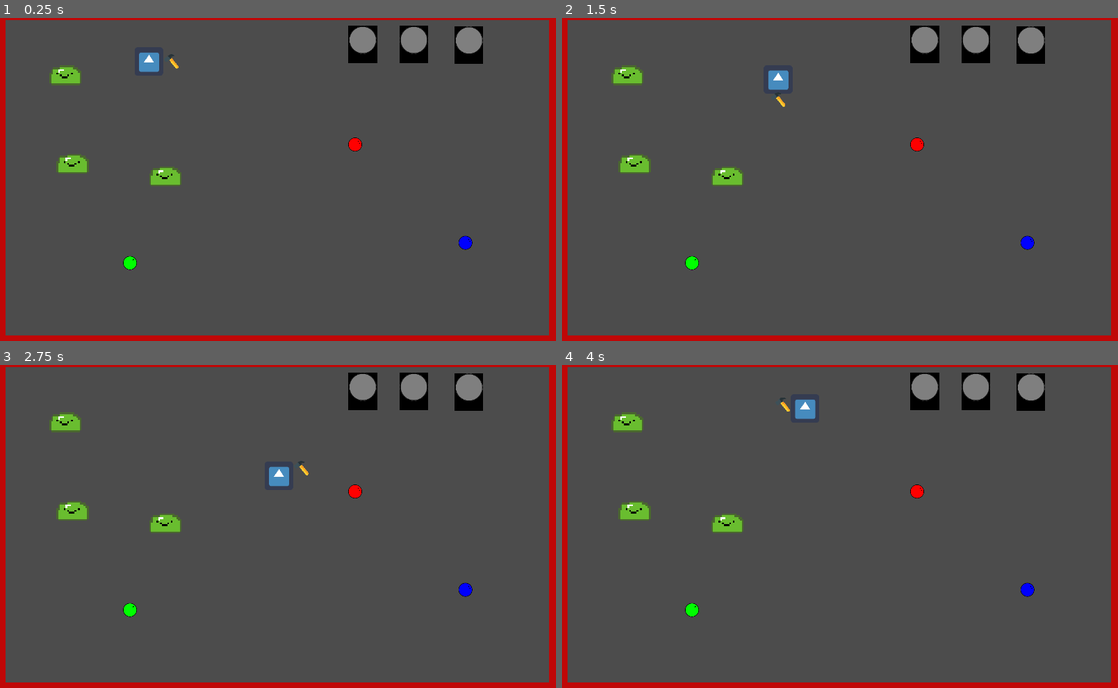
Above: before the commit, frames 1-4 (two rows, left to right).
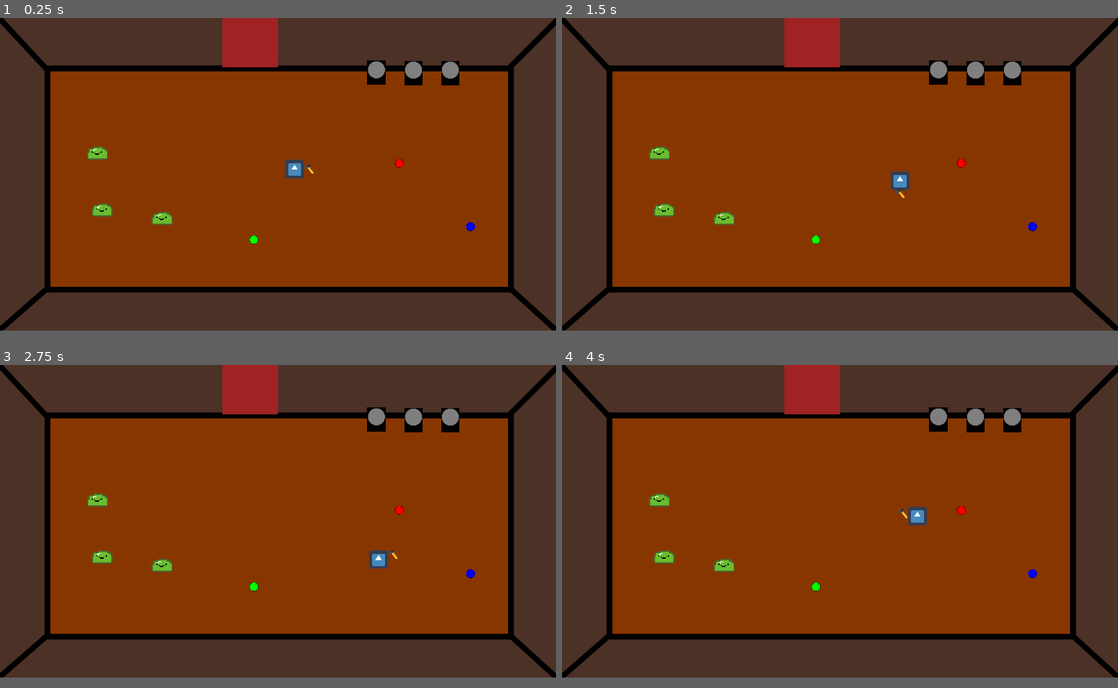
Above: after the commit, the same moments.

Repository: sboigelot/Tobujam1
Game: Godot game, scene res://Level0.tscn
Two runs of this game, one before a commit and one after it. Both use one fixed random seed, a clock stepped at 60 frames per second and the inputs below. The engine's default icon, where the game draws it, is replaced by a stand-in: a white triangle on a blue panel in a dark square.
Inputs:
- Up to frame 1 (0.25 s): no input
- Up to frame 2 (1.5 s): tap Enter (ui_accept) at 0.5, 0.77, 0.8, 1.07, 1.35 s; hold Right (ui_right) 0.53-1.28 s; tap Ctrl (pickup) at 0.6 s; hold Down (ui_down) from 1.28 s (still down)
- Up to frame 3 (2.75 s): tap Enter (ui_accept) at 1.52, 1.82, 2.3 s; tap Ctrl (pickup) at 1.55, 2.1 s; release Down (ui_down) at 2.03 s; hold Right (ui_right) from 2.03 s (still down)
- Up to frame 4 (4 s): release Right (ui_right) at 2.78 s; hold Up (ui_up) 2.78-3.53 s; tap Ctrl (pickup) at 2.85 s; tap Enter (ui_accept) at 3.02, 3.32, 3.6, 3.77 s; hold Left (ui_left) from 3.53 s (still down)
In our replay, the window is 800x465 before the commit and 800x450 after it. These sizes can differ from the game's own. Grey fills any space a smaller window leaves; there, only what the larger window draws over its background counts as a difference.

The runs differ from the first frame. In frame 1, 98% of the frame differs, in the area x 0-100%, y 0-99%; in frame 2, 98%; in frame 3, 98%; in frame 4, 98%.

Commit message:
Door and puzzle mechanics

Diff:
--- /dev/null
+++ b/Door.gd
@@ -0,0 +1,30 @@
+extends Node2D
+
+class_name Door
+
+export(NodePath) var np_open_sprite
+export(NodePath) var np_close_sprite
+export(NodePath) var np_static_body_shape
+
+onready var open_sprite = get_node(np_open_sprite) as Sprite
+onready var close_sprite = get_node(np_close_sprite) as Sprite
+onready var static_body_shape = get_node(np_static_body_shape) as CollisionShape2D
+
+func ready():
+	close()
+
+func close():
+	close_sprite.visible = true
+	open_sprite.visible = false
+	static_body_shape.set_deferred("disabled", false)
+
+func open():
+	static_body_shape.set_deferred("disabled", true)
+	close_sprite.visible = false
+	open_sprite.visible = true
+
+
+
+func _on_WinZoneArea2D_body_entered(body):
+	if body.is_in_group("player"):
+		Game.victory()
--- /dev/null
+++ b/Door.tscn
@@ -0,0 +1,60 @@
+[gd_scene load_steps=6 format=2]
+
+[ext_resource path="res://square.png" type="Texture" id=1]
+[ext_resource path="res://Door.gd" type="Script" id=2]
+
+[sub_resource type="RectangleShape2D" id=5]
+extents = Vector2( 100, 10 )
+
+[sub_resource type="RectangleShape2D" id=6]
+extents = Vector2( 10, 100 )
+
+[sub_resource type="RectangleShape2D" id=7]
+extents = Vector2( 100, 50 )
+
+[node name="Door" type="Node2D"]
+position = Vector2( 861, 58 )
+script = ExtResource( 2 )
+np_open_sprite = NodePath("OpenSprite")
+np_close_sprite = NodePath("CloseSprite")
+np_static_body_shape = NodePath("StaticBody2D/CollisionShape2D")
+
+[node name="OpenSprite" type="Sprite" parent="."]
+modulate = Color( 0.282353, 0.678431, 0.227451, 1 )
+scale = Vector2( 3, 3 )
+texture = ExtResource( 1 )
+
+[node name="CloseSprite" type="Sprite" parent="."]
+modulate = Color( 0.631373, 0.137255, 0.137255, 1 )
+scale = Vector2( 3, 3 )
+texture = ExtResource( 1 )
+
+[node name="StaticBody2D" type="StaticBody2D" parent="."]
+modulate = Color( 0.756863, 0.0313726, 0.0313726, 1 )
+position = Vector2( 0, 100 )
+
+[node name="CollisionShape2D" type="CollisionShape2D" parent="StaticBody2D"]
+shape = SubResource( 5 )
+
+[node name="Wall" type="StaticBody2D" parent="."]
+modulate = Color( 0.756863, 0.0313726, 0.0313726, 1 )
+position = Vector2( -100, 0 )
+
+[node name="CollisionShape2D" type="CollisionShape2D" parent="Wall"]
+shape = SubResource( 6 )
+
+[node name="Wall2" type="StaticBody2D" parent="."]
+modulate = Color( 0.756863, 0.0313726, 0.0313726, 1 )
+position = Vector2( 100, 0 )
+
+[node name="CollisionShape2D" type="CollisionShape2D" parent="Wall2"]
+shape = SubResource( 6 )
+
+[node name="WinZoneArea2D" type="Area2D" parent="."]
+position = Vector2( 0, -150 )
+monitorable = false
+
+[node name="CollisionShape2D" type="CollisionShape2D" parent="WinZoneArea2D"]
+shape = SubResource( 7 )
+
+[connection signal="body_entered" from="WinZoneArea2D" to="." method="_on_WinZoneArea2D_body_entered"]
--- /dev/null
+++ b/Game.gd
@@ -0,0 +1,33 @@
+extends Node
+
+export var player_walk_speed = 200
+export var orb_throw_speed = 400
+
+export(PackedScene) var orb_scene
+export(PackedScene) var orb_pickup_scene
+
+var current_level: Level
+
+func setup_level(level):
+	current_level = level
+
+func spawn_orb(orb_color:Color, global_position:Vector2, throw_velocity:Vector2):
+	var instance = orb_scene.instance() as Orb
+	instance.orb_color = orb_color
+	instance.global_position = global_position
+	current_level.orb_placeholder.add_child(instance)
+	instance.apply_central_impulse (throw_velocity)
+
+func spawn_orb_pickup(orb_color:Color, global_position:Vector2):
+	var instance = orb_pickup_scene.instance() as OrbPickup
+	instance.orb_color = orb_color
+	instance.global_position = global_position
+	current_level.orb_pickup_placeholder.add_child(instance)
+
+func spawn_mob(orb_color:Color, global_position:Vector2, mob_scene:PackedScene):
+	var instance = mob_scene.instance() as Mob
+	instance.global_position = global_position
+	current_level.mob_placeholder.add_child(instance)
+
+func victory():
+	pass
--- /dev/null
+++ b/Game.tscn
@@ -0,0 +1,10 @@
+[gd_scene load_steps=4 format=2]
+
+[ext_resource path="res://Game.gd" type="Script" id=1]
+[ext_resource path="res://OrbPickup.tscn" type="PackedScene" id=2]
+[ext_resource path="res://Orb.tscn" type="PackedScene" id=3]
+
+[node name="Game" type="Node2D"]
+script = ExtResource( 1 )
+orb_scene = ExtResource( 3 )
+orb_pickup_scene = ExtResource( 2 )
--- /dev/null
+++ b/Level.gd
@@ -0,0 +1,34 @@
+extends Node2D
+
+class_name Level
+
+export(NodePath) var np_orb_placeholder
+export(NodePath) var np_orb_slot_placeholder
+export(NodePath) var np_orb_pickup_placeholder
+export(NodePath) var np_mob_placeholder
+export(NodePath) var np_player
+
+onready var orb_placeholder = get_node(np_orb_placeholder) as Node2D
+onready var orb_slot_placeholder = get_node(np_orb_slot_placeholder) as Node2D
+onready var orb_mob_placeholder = get_node(np_mob_placeholder) as Node2D
+onready var player = get_node(np_player) as Player
+
+export(NodePath) var np_door
+
+onready var door = get_node(np_door) as Door
+
+var orb_slot_to_solve: Array
+
+func _ready():
+	Game.setup_level(self)
+
+	for slot in orb_slot_placeholder.get_children():
+		orb_slot_to_solve.append(slot)
+		slot.connect("orb_accepted", self, "on_slot_accept_orb")
+
+func on_slot_accept_orb(slot:OrbSlot):
+	if orb_slot_to_solve.has(slot):
+		orb_slot_to_solve.erase(slot)
+
+	if orb_slot_to_solve.size() == 0:
+		door.open()
--- a/Level0.tscn
+++ b/Level0.tscn
@@ -1,110 +1,126 @@
-[gd_scene load_steps=7 format=2]
+[gd_scene load_steps=12 format=2]
 
 [ext_resource path="res://Player.tscn" type="PackedScene" id=1]
-[ext_resource path="res://square.png" type="Texture" id=2]
+[ext_resource path="res://Door.tscn" type="PackedScene" id=2]
 [ext_resource path="res://Mob.tscn" type="PackedScene" id=3]
 [ext_resource path="res://OrbSlot.tscn" type="PackedScene" id=4]
 [ext_resource path="res://OrbPickup.tscn" type="PackedScene" id=5]
+[ext_resource path="res://Level.gd" type="Script" id=6]
+[ext_resource path="res://floor.png" type="Texture" id=7]
+
+[sub_resource type="RectangleShape2D" id=2]
+extents = Vector2( 10, 400 )
 
 [sub_resource type="RectangleShape2D" id=1]
-extents = Vector2( 10, 800 )
+extents = Vector2( 10, 900 )
+
+[sub_resource type="RectangleShape2D" id=3]
+extents = Vector2( 10, 300 )
+
+[sub_resource type="RectangleShape2D" id=4]
+extents = Vector2( 10, 400 )
 
 [node name="Level0" type="Node2D"]
+script = ExtResource( 6 )
+np_orb_placeholder = NodePath("Orbs")
+np_orb_slot_placeholder = NodePath("OrbSlots")
+np_orb_pickup_placeholder = NodePath("Pickups")
+np_mob_placeholder = NodePath("Mobs")
+np_player = NodePath("Player")
+np_door = NodePath("Door")
 
-[node name="Player" parent="." instance=ExtResource( 1 )]
-position = Vector2( 332, 97 )
-np_orb_placeholder = NodePath("../Orbs")
-np_orb_pickup_placeholder = NodePath("../Pickups")
+[node name="Environment" type="Node2D" parent="."]
 
-[node name="Walls" type="Node2D" parent="."]
+[node name="Floor" type="Sprite" parent="Environment"]
+texture = ExtResource( 7 )
+centered = false
 
-[node name="Wall" type="StaticBody2D" parent="Walls"]
+[node name="Walls" type="Node2D" parent="Environment"]
+
+[node name="Wall" type="StaticBody2D" parent="Environment/Walls"]
 modulate = Color( 0.756863, 0.0313726, 0.0313726, 1 )
-position = Vector2( 0, 400 )
+position = Vector2( 163, 433 )
 
-[node name="Icon" type="Sprite" parent="Walls/Wall"]
-position = Vector2( 2.6, 0 )
-scale = Vector2( 0.3, 13 )
-texture = ExtResource( 2 )
+[node name="CollisionShape2D" type="CollisionShape2D" parent="Environment/Walls/Wall"]
+position = Vector2( 0, 114 )
+shape = SubResource( 2 )
 
-[node name="CollisionShape2D" type="CollisionShape2D" parent="Walls/Wall"]
+[node name="Wall2" type="StaticBody2D" parent="Environment/Walls"]
+modulate = Color( 0.756863, 0.0313726, 0.0313726, 1 )
+position = Vector2( 1766, 511 )
+
+[node name="CollisionShape2D" type="CollisionShape2D" parent="Environment/Walls/Wall2"]
 shape = SubResource( 1 )
 
-[node name="Wall2" type="StaticBody2D" parent="Walls"]
+[node name="Wall3" type="StaticBody2D" parent="Environment/Walls"]
 modulate = Color( 0.756863, 0.0313726, 0.0313726, 1 )
-position = Vector2( 1232, 377 )
+position = Vector2( 1014, 942 )
+rotation = 1.5708
 
-[node name="Icon" type="Sprite" parent="Walls/Wall2"]
-position = Vector2( 2.6001, 0 )
-scale = Vector2( 0.3, 13 )
-texture = ExtResource( 2 )
-
-[node name="CollisionShape2D" type="CollisionShape2D" parent="Walls/Wall2"]
+[node name="CollisionShape2D" type="CollisionShape2D" parent="Environment/Walls/Wall3"]
 shape = SubResource( 1 )
 
-[node name="Wall3" type="StaticBody2D" parent="Walls"]
+[node name="Wall4" type="StaticBody2D" parent="Environment/Walls"]
 modulate = Color( 0.756863, 0.0313726, 0.0313726, 1 )
-position = Vector2( 595, 714 )
+position = Vector2( 955, 186 )
 rotation = 1.5708
 
-[node name="Icon" type="Sprite" parent="Walls/Wall3"]
-position = Vector2( 2.6001, 0 )
-scale = Vector2( 0.3, 21 )
-texture = ExtResource( 2 )
+[node name="CollisionShape2D" type="CollisionShape2D" parent="Environment/Walls/Wall4"]
+position = Vector2( -11.9982, 497 )
+shape = SubResource( 3 )
 
-[node name="CollisionShape2D" type="CollisionShape2D" parent="Walls/Wall3"]
-shape = SubResource( 1 )
-
-[node name="Wall4" type="StaticBody2D" parent="Walls"]
+[node name="Wall5" type="StaticBody2D" parent="Environment/Walls"]
 modulate = Color( 0.756863, 0.0313726, 0.0313726, 1 )
-position = Vector2( 620, -8 )
+position = Vector2( 955, 186 )
 rotation = 1.5708
 
-[node name="Icon" type="Sprite" parent="Walls/Wall4"]
-position = Vector2( 2.6001, 0 )
-scale = Vector2( 0.3, 21 )
-texture = ExtResource( 2 )
+[node name="CollisionShape2D" type="CollisionShape2D" parent="Environment/Walls/Wall5"]
+position = Vector2( -13.0015, -418 )
+shape = SubResource( 4 )
 
-[node name="CollisionShape2D" type="CollisionShape2D" parent="Walls/Wall4"]
-shape = SubResource( 1 )
+[node name="OrbSlots" type="Node2D" parent="."]
+
+[node name="OrbSlot" parent="OrbSlots" instance=ExtResource( 4 )]
+position = Vector2( 1300, 189 )
+accepted_color = Color( 1, 0, 0, 1 )
+
+[node name="OrbSlot2" parent="OrbSlots" instance=ExtResource( 4 )]
+position = Vector2( 1428, 190 )
+accepted_color = Color( 0, 1, 0, 1 )
+
+[node name="OrbSlot3" parent="OrbSlots" instance=ExtResource( 4 )]
+position = Vector2( 1555, 190 )
+accepted_color = Color( 0, 0, 1, 1 )
+
+[node name="Pickups" type="Node2D" parent="."]
+
+[node name="OrbPickup" parent="Pickups" instance=ExtResource( 5 )]
+position = Vector2( 1379, 502 )
+orb_color = Color( 1, 0, 0, 1 )
+
+[node name="OrbPickup2" parent="Pickups" instance=ExtResource( 5 )]
+position = Vector2( 1625, 721 )
+orb_color = Color( 0, 0, 1, 1 )
+
+[node name="OrbPickup3" parent="Pickups" instance=ExtResource( 5 )]
+position = Vector2( 877, 766 )
+orb_color = Color( 0, 1, 0, 1 )
 
 [node name="Mobs" type="Node2D" parent="."]
 
 [node name="Mob2" parent="Mobs" instance=ExtResource( 3 )]
-position = Vector2( 162, 326 )
+position = Vector2( 353, 665 )
 
 [node name="Mob3" parent="Mobs" instance=ExtResource( 3 )]
-position = Vector2( 369, 354 )
+position = Vector2( 560, 693 )
 
 [node name="Mob5" parent="Mobs" instance=ExtResource( 3 )]
-position = Vector2( 146, 129 )
+position = Vector2( 337, 468 )
 
 [node name="Orbs" type="Node2D" parent="."]
 
-[node name="Pickups" type="Node2D" parent="."]
+[node name="Door" parent="." instance=ExtResource( 2 )]
+position = Vector2( 865, 74 )
 
-[node name="OrbPickup" parent="Pickups" instance=ExtResource( 5 )]
-position = Vector2( 792, 282 )
-orb_color = Color( 1, 0, 0, 1 )
-
-[node name="OrbPickup2" parent="Pickups" instance=ExtResource( 5 )]
-position = Vector2( 1038, 501 )
-orb_color = Color( 0, 0, 1, 1 )
-
-[node name="OrbPickup3" parent="Pickups" instance=ExtResource( 5 )]
-position = Vector2( 290, 546 )
-orb_color = Color( 0, 1, 0, 1 )
-
-[node name="OrbSlots" type="Node2D" parent="."]
-
-[node name="OrbSlot" parent="OrbSlots" instance=ExtResource( 4 )]
-position = Vector2( 809, 59 )
-accepted_color = Color( 1, 0, 0, 1 )
-
-[node name="OrbSlot2" parent="OrbSlots" instance=ExtResource( 4 )]
-position = Vector2( 923, 59 )
-accepted_color = Color( 0, 1, 0, 1 )
-
-[node name="OrbSlot3" parent="OrbSlots" instance=ExtResource( 4 )]
-position = Vector2( 1046, 60 )
-accepted_color = Color( 0, 0, 1, 1 )
+[node name="Player" parent="." instance=ExtResource( 1 )]
+position = Vector2( 1017, 522 )
--- /dev/null
+++ b/Mob.gd
@@ -0,0 +1,13 @@
+extends KinematicBody2D
+
+class_name Mob
+
+
+# Called when the node enters the scene tree for the first time.
+func _ready():
+	pass # Replace with function body.
+
+
+# Called every frame. 'delta' is the elapsed time since the previous frame.
+#func _process(delta):
+#	pass
--- a/Mob.tscn
+++ b/Mob.tscn
@@ -1,12 +1,14 @@
-[gd_scene load_steps=3 format=2]
+[gd_scene load_steps=4 format=2]
 
 [ext_resource path="res://slime.png" type="Texture" id=1]
+[ext_resource path="res://Mob.gd" type="Script" id=2]
 
 [sub_resource type="CapsuleShape2D" id=1]
 radius = 40.0
 height = 5.0
 
 [node name="Mob" type="KinematicBody2D" groups=["mob"]]
+script = ExtResource( 2 )
 
 [node name="CollisionShape2D" type="CollisionShape2D" parent="."]
 shape = SubResource( 1 )
--- a/Orb.gd
+++ b/Orb.gd
@@ -3,10 +3,7 @@
 class_name Orb
 
 const VELOCITY_STOP_THRESHOLD = 25
-
-export(PackedScene) var orb_pickup_scene
-
-var orb_pickup_placeholder: Node2D
+var stoped_delay_second = 1
 
 export(Color) var orb_color
 
@@ -18,11 +15,12 @@
 
 func _physics_process(delta):
 	if linear_velocity.length() < VELOCITY_STOP_THRESHOLD:
-		turn_back_to_pickup()
+		stoped_delay_second -= delta
+		if stoped_delay_second <= 0:
+			turn_back_to_pickup()
+	else:
+		stoped_delay_second = 1
 
 func turn_back_to_pickup():
+	Game.spawn_orb_pickup(orb_color, global_position)
 	queue_free()
-	var instance = orb_pickup_scene.instance() as Node2D
-	instance.orb_color = orb_color
-	orb_pickup_placeholder.add_child(instance)
-	instance.global_position = global_position
--- a/OrbPickup.gd
+++ b/OrbPickup.gd
@@ -1,4 +1,6 @@
 extends Area2D
+
+class_name OrbPickup
 
 export(Color) var orb_color
 
--- a/OrbSlot.gd
+++ b/OrbSlot.gd
@@ -1,13 +1,27 @@
 extends Node2D
 
+class_name OrbSlot
+
+signal orb_accepted
 
 export(Color) var accepted_color
-export(Color) var orb_color
+var orb_color
 
 export(NodePath) var np_orb_sprite
+export(NodePath) var np_slot_area_shape
+export(NodePath) var np_static_area_shape
+export(NodePath) var np_status_sprite
+
 onready var orb_sprite = get_node(np_orb_sprite) as Sprite
+onready var slot_area_shape = get_node(np_slot_area_shape) as CollisionShape2D
+onready var static_area_shape = get_node(np_static_area_shape) as CollisionShape2D
+onready var status_sprite = get_node(np_status_sprite) as Sprite
+
+func _ready():
+	static_area_shape.set_deferred("disabled", true)
 
 func _on_Area2D_body_entered(body):
+
 	if body.is_in_group("orb"):
 		if  body.orb_color == accepted_color:
 			accept_orb(body)
@@ -15,22 +29,45 @@
 			reject_orb(body)
 
 func accept_orb(orb:Orb):
+	slot_area_shape.set_deferred("disabled", true)
+	static_area_shape.set_deferred("disabled", false)
+
 	orb_sprite.visible = true
 	orb_color = orb.orb_color
 	orb_sprite.modulate = orb_color
 	orb.queue_free()
 
+	status_sprite.visible = true
+	status_sprite.modulate = Color.green
+
+	emit_signal("orb_accepted", self)
+
 func reject_orb(orb:Orb):
+
+	slot_area_shape.set_deferred("disabled", true)
+	static_area_shape.set_deferred("disabled", false)
+
 	orb_sprite.visible = true
 	orb_color = orb.orb_color
 	orb_sprite.modulate = orb_color
-	orb.visible = false
-	orb.set_physics_process(false)
-	orb.set_process(false)
+
+	orb.queue_free()
+
+	status_sprite.modulate = Color.red
+
+	status_sprite.visible = true
+	for i in range(10):
+		yield(get_tree().create_timer(0.3), "timeout")
+		status_sprite.visible = !status_sprite.visible
+	status_sprite.visible = true
+
 	yield(get_tree().create_timer(2.0), "timeout")
+	static_area_shape.set_deferred("disabled", true)
+	Game.spawn_orb(orb_color, orb_sprite.global_position, Vector2(0, Game.orb_throw_speed*2))
+	orb_sprite.visible = false
+	status_sprite.modulate = Color.orange
 
-	orb_sprite.visible = false
-	orb.visible = true
-	orb.set_physics_process(true)
-	orb.set_process(true)
-	orb.apply_central_impulse(Vector2(0, -40))
+	yield(get_tree().create_timer(5.0), "timeout")
+	status_sprite.visible = false
+
+	slot_area_shape.set_deferred("disabled", false)
--- a/OrbSlot.tscn
+++ b/OrbSlot.tscn
@@ -1,8 +1,9 @@
-[gd_scene load_steps=5 format=2]
+[gd_scene load_steps=6 format=2]
 
 [ext_resource path="res://orb.png" type="Texture" id=1]
 [ext_resource path="res://orbslot.png" type="Texture" id=2]
 [ext_resource path="res://OrbSlot.gd" type="Script" id=3]
+[ext_resource path="res://square.png" type="Texture" id=4]
 
 [sub_resource type="CircleShape2D" id=1]
 radius = 30.0
@@ -10,6 +11,9 @@
 [node name="OrbSlot" type="Node2D"]
 script = ExtResource( 3 )
 np_orb_sprite = NodePath("Orb")
+np_slot_area_shape = NodePath("SlotArea2D/CollisionShape2D")
+np_static_area_shape = NodePath("StaticBody2D/CollisionShape2D")
+np_status_sprite = NodePath("StatusSprite")
 
 [node name="Orbslot" type="Sprite" parent="."]
 texture = ExtResource( 2 )
@@ -19,13 +23,25 @@
 position = Vector2( 0, -10 )
 texture = ExtResource( 1 )
 
-[node name="Area2D" type="Area2D" parent="."]
+[node name="SlotArea2D" type="Area2D" parent="."]
+position = Vector2( 0, -10 )
 collision_layer = 2
 collision_mask = 2
 monitorable = false
 
-[node name="CollisionShape2D" type="CollisionShape2D" parent="Area2D"]
-position = Vector2( 0, -10 )
+[node name="CollisionShape2D" type="CollisionShape2D" parent="SlotArea2D"]
 shape = SubResource( 1 )
 
-[connection signal="body_entered" from="Area2D" to="." method="_on_Area2D_body_entered"]
+[node name="StatusSprite" type="Sprite" parent="."]
+visible = false
+position = Vector2( 0, 30 )
+scale = Vector2( 0.1, 0.1 )
+texture = ExtResource( 4 )
+
+[node name="StaticBody2D" type="StaticBody2D" parent="."]
+position = Vector2( 0, -10 )
+
+[node name="CollisionShape2D" type="CollisionShape2D" parent="StaticBody2D"]
+shape = SubResource( 1 )
+
+[connection signal="body_entered" from="SlotArea2D" to="." method="_on_Area2D_body_entered"]
--- a/Player.gd
+++ b/Player.gd
@@ -1,13 +1,12 @@
 extends KinematicBody2D
 
-const WALK_SPEED = 200
-const THROW_SPEED = 400
+class_name Player
 
 var carry_orb: bool
 var orb_pickup_nearby
-export(Color) var orb_color
+var orb_color
 
-var velocity = Vector2()
+var move_direction = Vector2()
 
 export(NodePath) var np_animation_player
 onready var animation_player = get_node(np_animation_player) as AnimationPlayer
@@ -22,13 +21,6 @@
 onready var hammer_area = get_node(np_hammer_area) as Area2D
 onready var orb_hinge = get_node(np_orb_hinge) as Node2D
 
-export(PackedScene) var orb_scene
-export(NodePath) var np_orb_placeholder
-export(NodePath) var np_orb_pickup_placeholder
-
-onready var orb_placeholder = get_node(np_orb_placeholder) as Node2D
-onready var orb_pickup_placeholder = get_node(np_orb_pickup_placeholder) as Node2D
-
 export(NodePath) var np_orb_sprite
 onready var orb_sprite = get_node(np_orb_sprite) as Sprite
 
@@ -41,15 +33,15 @@
 export(NodePath) var np_hands_location_bottom_center
 export(NodePath) var np_hands_location_bottom_right
 
-onready var hands_location_per_velocity = {
-	Vector2(-WALK_SPEED,-WALK_SPEED): get_node(np_hands_location_top_left).position,
-	Vector2(0,-WALK_SPEED): get_node(np_hands_location_top_center).position,
-	Vector2(+WALK_SPEED,-WALK_SPEED): get_node(np_hands_location_top_right).position,
-	Vector2(-WALK_SPEED,0): get_node(np_hands_location_center_left).position,
-	Vector2(+WALK_SPEED,0): get_node(np_hands_location_center_right).position,
-	Vector2(-WALK_SPEED,+WALK_SPEED): get_node(np_hands_location_bottom_left).position,
-	Vector2(0,+WALK_SPEED): get_node(np_hands_location_bottom_center).position,
-	Vector2(+WALK_SPEED,+WALK_SPEED): get_node(np_hands_location_bottom_right).position,
+onready var hands_location_per_move_direction = {
+	Vector2(-1,-1): get_node(np_hands_location_top_left).position,
+	Vector2(0,-1): 	get_node(np_hands_location_top_center).position,
+	Vector2(+1,-1): get_node(np_hands_location_top_right).position,
+	Vector2(-1,0): 	get_node(np_hands_location_center_left).position,
+	Vector2(+1,0): 	get_node(np_hands_location_center_right).position,
+	Vector2(-1,+1): get_node(np_hands_location_bottom_left).position,
+	Vector2(0,+1): 	get_node(np_hands_location_bottom_center).position,
+	Vector2(+1,+1): get_node(np_hands_location_bottom_right).position,
 }
 
 func change_hands_tool():
@@ -60,18 +52,18 @@
 	change_hands_tool()
 
 	if Input.is_action_pressed("ui_left"):
-		velocity.x = -WALK_SPEED
+		move_direction.x = -1
 	elif Input.is_action_pressed("ui_right"):
-		velocity.x =  WALK_SPEED
+		move_direction.x = 1
 	else:
-		velocity.x = 0
+		move_direction.x = 0
 
 	if Input.is_action_pressed("ui_up"):
-		velocity.y = -WALK_SPEED
+		move_direction.y = -1
 	elif Input.is_action_pressed("ui_down"):
-		velocity.y =  WALK_SPEED
+		move_direction.y =  1
 	else:
-		velocity.y = 0
+		move_direction.y = 0
 
 	if Input.is_action_just_pressed("ui_accept"):
 		if carry_orb:
@@ -84,21 +76,15 @@
 		Input.is_action_just_pressed("pickup")):
 			pickup_orb()
 
-#	Math solution
-#	var hammerpos = Vector2(0,0).move_toward(velocity, 50)
-#	hammer.position = hammerpos
-
-#	var direction = velocity.normalized()
-#	print("%s %s %s" % [velocity, direction, direction.length()])
-	if hands_location_per_velocity.has(velocity):
-		hands.position = hands_location_per_velocity[velocity]
+	if hands_location_per_move_direction.has(move_direction):
+		hands.position = hands_location_per_move_direction[move_direction]
 
 
 	# We don't need to multiply velocity by delta because "move_and_slide" already takes delta time into account.
-
 	# The second parameter of "move_and_slide" is the normal pointing up.
 	# In the case of a 2D platformer, in Godot, upward is negative y, which translates to -1 as a normal.
-	move_and_slide(velocity, Vector2(0, -1))
+	var velocity = move_direction * Game.player_walk_speed
+	move_and_slide(velocity, Vector2(0, 0))
 
 func start_slash():
 	if animation_player.is_playing():
@@ -107,7 +93,6 @@
 	animation_player.play("Slash")
 
 func pickup_orb():
-#	print("pickup orb: %s" % orb_pickup_nearby)
 	orb_pickup_nearby.queue_free()
 	orb_color = orb_pickup_nearby.orb_color
 	orb_sprite.modulate = orb_color
@@ -116,18 +101,9 @@
 
 func throw_orb():
 	carry_orb = false
-	var instance = orb_scene.instance() as Orb
-	instance.orb_pickup_placeholder = orb_pickup_placeholder
-	instance.orb_color = orb_color
-
-	orb_placeholder.add_child(instance)
-	instance.global_position = hands.global_position
-
 	var direction = global_position.direction_to(hands.global_position).normalized()
-	var throw_velocity = direction * THROW_SPEED
-	instance.apply_central_impulse (throw_velocity)
-
-#	instance.add_force(instance.global_position, throw_velocity)
+	var throw_velocity = direction * Game.orb_throw_speed
+	Game.spawn_orb(orb_color, hands.global_position, throw_velocity)
 
 func _on_HammerArea2D_body_entered(body:Node2D):
 	if body == self:
--- a/Player.tscn
+++ b/Player.tscn
@@ -1,10 +1,9 @@
-[gd_scene load_steps=10 format=2]
+[gd_scene load_steps=9 format=2]
 
 [ext_resource path="res://icon.png" type="Texture" id=1]
 [ext_resource path="res://Player.gd" type="Script" id=2]
 [ext_resource path="res://hammer.png" type="Texture" id=3]
 [ext_resource path="res://orb.png" type="Texture" id=4]
-[ext_resource path="res://Orb.tscn" type="PackedScene" id=5]
 
 [sub_resource type="CapsuleShape2D" id=1]
 radius = 30.0
@@ -48,14 +47,13 @@
 [sub_resource type="CircleShape2D" id=4]
 radius = 60.0
 
-[node name="Player" type="KinematicBody2D"]
+[node name="Player" type="KinematicBody2D" groups=["player"]]
 script = ExtResource( 2 )
 np_animation_player = NodePath("AnimationPlayer")
 np_hands = NodePath("Hands")
 np_hammer_hinge = NodePath("Hands/HammerHinge")
 np_hammer_area = NodePath("Hands/HammerHinge/HammerArea")
 np_orb_hinge = NodePath("Hands/OrbHinge")
-orb_scene = ExtResource( 5 )
 np_orb_sprite = NodePath("Hands/OrbHinge/OrbSprite")
 np_hands_location_top_left = NodePath("HammerLocations/TopLeft")
 np_hands_location_top_center = NodePath("HammerLocations/TopCenter")
--- a/project.godot
+++ b/project.godot
@@ -9,13 +9,49 @@
 config_version=4
 
 _global_script_classes=[ {
+"base": "Node2D",
+"class": "Door",
+"language": "GDScript",
+"path": "res://Door.gd"
+}, {
+"base": "Node2D",
+"class": "Level",
+"language": "GDScript",
+"path": "res://Level.gd"
+}, {
+"base": "KinematicBody2D",
+"class": "Mob",
+"language": "GDScript",
+"path": "res://Mob.gd"
+}, {
 "base": "RigidBody2D",
 "class": "Orb",
 "language": "GDScript",
 "path": "res://Orb.gd"
+}, {
+"base": "Area2D",
+"class": "OrbPickup",
+"language": "GDScript",
+"path": "res://OrbPickup.gd"
+}, {
+"base": "Node2D",
+"class": "OrbSlot",
+"language": "GDScript",
+"path": "res://OrbSlot.gd"
+}, {
+"base": "KinematicBody2D",
+"class": "Player",
+"language": "GDScript",
+"path": "res://Player.gd"
 } ]
 _global_script_class_icons={
-"Orb": ""
+"Door": "",
+"Level": "",
+"Mob": "",
+"Orb": "",
+"OrbPickup": "",
+"OrbSlot": "",
+"Player": ""
 }
 
 [application]
@@ -24,13 +60,15 @@
 run/main_scene="res://Level0.tscn"
 config/icon="res://icon.png"
 
+[autoload]
+
+Game="*res://Game.tscn"
+
 [display]
 
-window/size/width=1240
-window/size/height=720
-window/size/resizable=false
-window/size/test_width=1240
-window/size/test_height=720
+window/size/width=1920
+window/size/height=1080
+window/size/fullscreen=true
 window/stretch/mode="2d"
 window/stretch/aspect="expand"
 
Binary file added: floor.png
Not shown, added: floor.png.import
